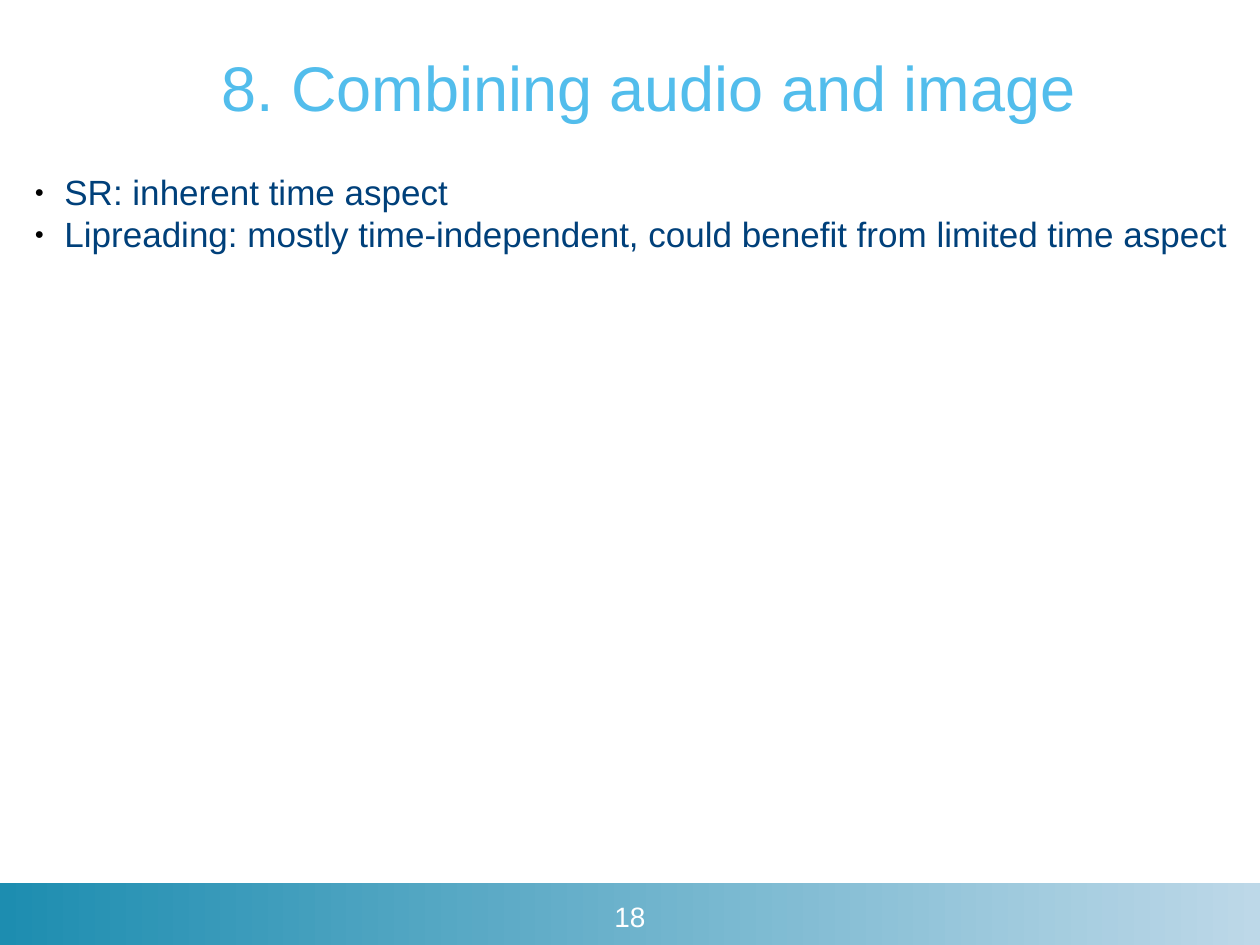
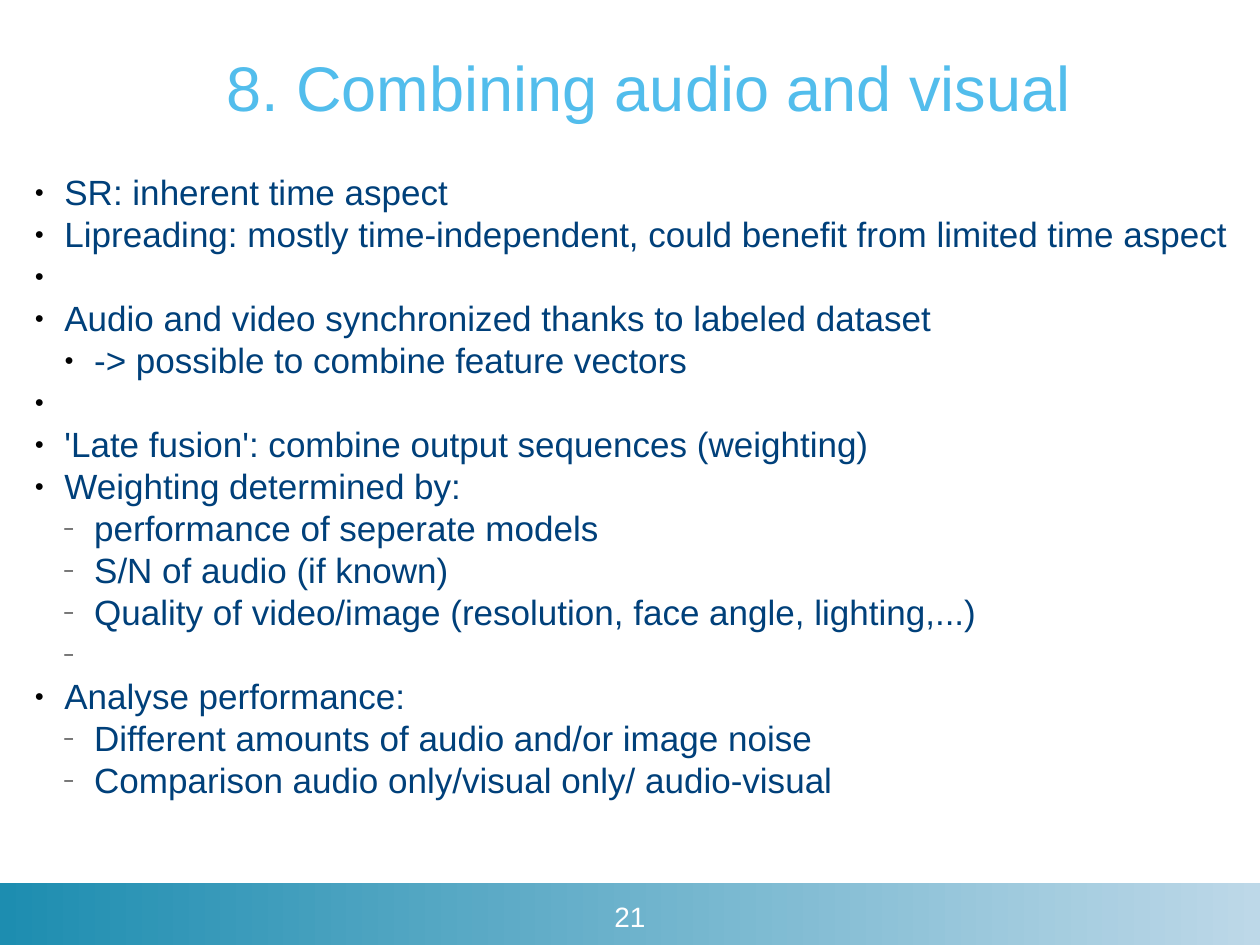
Before and after one commit to matthijsvk/convNets, a slide deck: slide 21 of report/tussentijdse/convNetsSR21dec2017.pptx (slide 18 before the commit). Drawn at 1260x945 pixels with LibreOffice and Linux fonts; fonts in the diff are those of the drawing; background and template pictures are left out. Boxes give left, top, right and bottom in pixels: in the first picture for what was removed or moved away, otherwise in the second. Text is boxed around its words. In the diff, an @@ line names an element or a change of style, - is before the commit and + after.

```diff
--- a/report/tussentijdse/convNetsSR21dec2017.pptx
+++ b/report/tussentijdse/convNetsSR21dec2017.pptx
@@ text at box(227, 65, 1070, 123): text changed @@
-8. Combining audio and image
+8. Combining audio and visual
@@ text at box(64, 305, 975, 800): paragraphs added @@
+● Audio and video synchronized thanks to labeled dataset
+  ● -> possible to combine feature vectors
+● 'Late fusion': combine output sequences (weighting)
+● Weighting determined by:
+  ‒ performance of seperate models
+  ‒ S/N of audio (if known)
+  ‒ Quality of video/image (resolution, face angle, lighting,...)
+● Analyse performance:
+  ‒ Different amounts of audio and/or image noise
+  ‒ Comparison audio only/visual only/ audio-visual
@@ page number at box(614, 907, 645, 927): text changed @@
-18
+21
```
Also in this commit, not shown: 8 other slides changed, 3 slides added, 33 other files.
